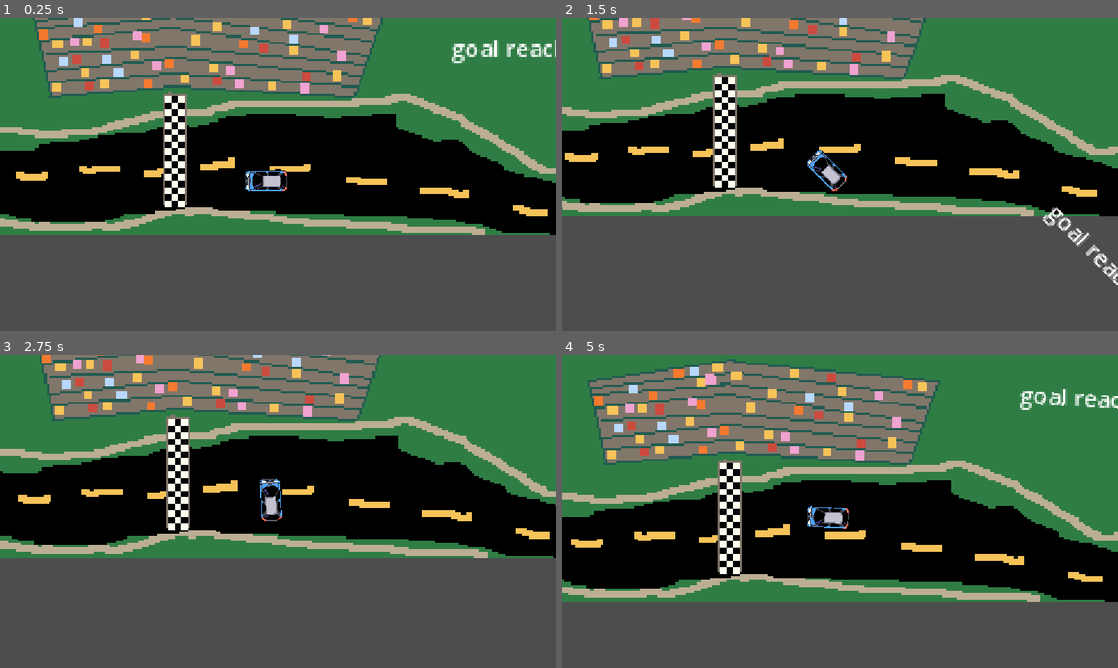
Above: before the commit, frames 1-4 (two rows, left to right).
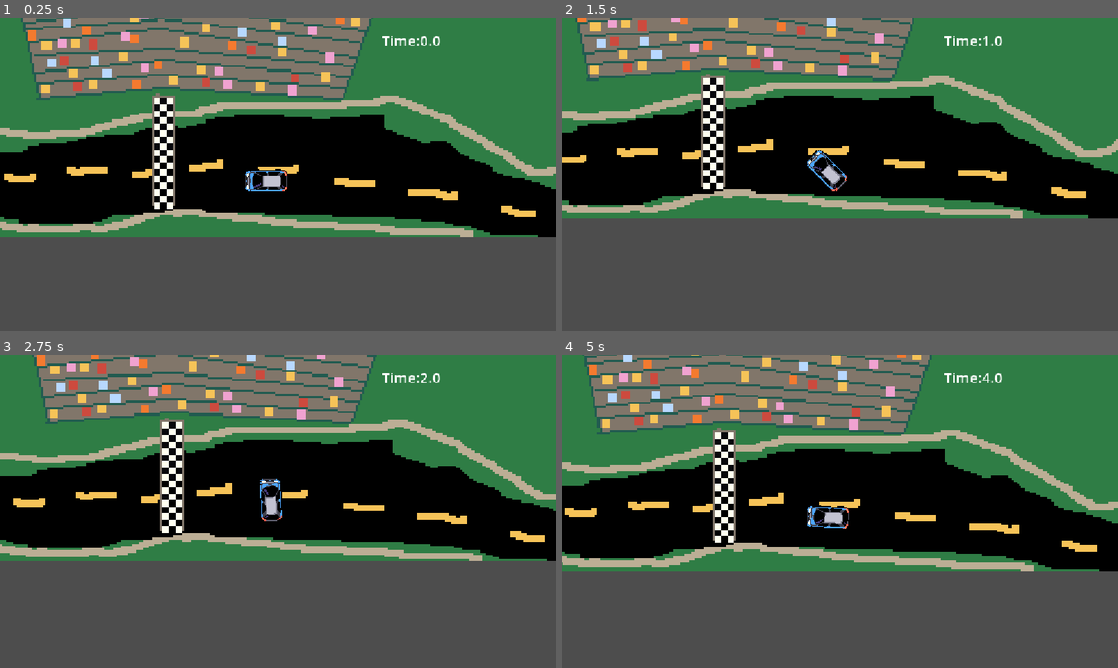
Above: after the commit, the same moments.

Repository: siryanni/bouncy-racing
Game: Godot game, scene res://scene.tscn
Two runs of this game, one before a commit and one after it. Both use one fixed random seed, a clock stepped at 60 frames per second and the inputs below.
Inputs:
- Up to frame 1 (0.25 s): no input
- Up to frame 2 (1.5 s): hold Right (ui_right) 0.53-1.28 s; hold Down (ui_down) from 1.28 s (still down)
- Up to frame 3 (2.75 s): release Down (ui_down) at 2.03 s; hold Right (ui_right) from 2.03 s (still down)
- Up to frame 4 (5 s): release Right (ui_right) at 2.78 s; hold Up (ui_up) 2.78-3.53 s; hold Left (ui_left) from 3.53 s (still down)

The runs differ from the first frame. In frame 1, 17% of the frame differs, in the area x 0-100%, y 0-70%; in frame 2, 14%; in frame 3, 16%; in frame 4, 43%, in the area x 0-100%, y 0-79%.

Commit message:
Made timer functional

Diff:
--- a/bouncy-racing/bouncy-racing/character_body_2d.gd
+++ b/bouncy-racing/bouncy-racing/character_body_2d.gd
@@ -1,9 +1,14 @@
 extends CharacterBody2D
+@onready var timerLabel = $"../CanvasLayer/Timer"
+@onready var resetTime=0;
+const CollisionFricionConstant=0.5 # if 1 then no friction is added, the velocity says the same, if 0 all velocity is removed
 
+func getTimeSec() -> float:
+	return  Time.get_ticks_msec()/1000;
 
 func _physics_process(delta: float) -> void:
-	print("Processing tick:\n global_position:"+str(global_position)+"\n velocity:"+str(velocity)+"\n rotation:"+str(rotation_degrees))
-
+	print("Processing tick:\n global_position:"+str(global_position)+"\n velocity:"+str(velocity)+"\n rotation:"+str(rotation_degrees)+"\n Time in ticks ms:"+str(getTimeSec()))
+	timerLabel.text="Time:"+str(getTimeSec()-resetTime);
 	# process friction
 	if(velocity.x>0):velocity.x-=1;
 	if(velocity.y>0):velocity.y-=1;
@@ -27,22 +32,22 @@
 	velocity.y += sin(rotation) * totalAdditionalVelocity
 	move_and_slide()
 
-func _on_boundaries_area_entered(area: Area2D) -> void:
+func _on_boundaries_area_entered(area: Area2D) -> void:#boundries
 	print("collided")
 	velocity.x=-velocity.x
 	velocity.y=-velocity.y
 	return;
 
 
-func _on_area_2d_area_entered(area: Area2D) -> void:
+func _on_area_2d_area_entered(area: Area2D) -> void:#boundries2
 	print("collided")
 	velocity.x=-velocity.x
 	velocity.y=-velocity.y
+	velocity.x=velocity.x*CollisionFricionConstant
+	velocity.y=velocity.y*CollisionFricionConstant
 	return;
 
 
-func _on_goal_area_area_entered(area: Area2D) -> void:
-	var label = $Timer
-	label.text="goal reached"
+func _on_goal_area_area_entered(area: Area2D) -> void:#goal
+	resetTime=getTimeSec();
 	print("goal reached")
-	pass # Replace with function body.
--- a/bouncy-racing/bouncy-racing/scene.tscn
+++ b/bouncy-racing/bouncy-racing/scene.tscn
@@ -15,19 +15,13 @@
 [node name="Node2D" type="Node2D" unique_id=2050125218]
 
 [node name="Map" type="Sprite2D" parent="." unique_id=2011843877]
-position = Vector2(588, 314)
+position = Vector2(580, 315)
 scale = Vector2(1.5, 1.5)
 texture = ExtResource("1_m7jmp")
 
 [node name="CarCharacter" type="CharacterBody2D" parent="." unique_id=1531508817]
 position = Vector2(559, 657)
 script = ExtResource("2_u3cyc")
-
-[node name="Timer" type="Label" parent="CarCharacter" unique_id=1781520734]
-offset_left = 126.0
-offset_top = -100.0
-offset_right = 194.0
-offset_bottom = -69.0
 
 [node name="CarFollowingCamara" type="Camera2D" parent="CarCharacter" unique_id=2067092229]
 position = Vector2(6, -1)
@@ -57,6 +51,16 @@
 position = Vector2(494, 650)
 shape = SubResource("RectangleShape2D_dgfsc")
 
+[node name="CanvasLayer" type="CanvasLayer" parent="." unique_id=315135335]
+
+[node name="Timer" type="Label" parent="CanvasLayer" unique_id=1781520734]
+offset_left = 791.0
+offset_top = 25.0
+offset_right = 860.0
+offset_bottom = 67.0
+theme_override_font_sizes/font_size = 30
+text = "TEXT"
+
 [connection signal="area_entered" from="Boundaries" to="CarCharacter" method="_on_boundaries_area_entered"]
 [connection signal="area_entered" from="Boundaries2" to="CarCharacter" method="_on_area_2d_area_entered"]
 [connection signal="area_entered" from="GoalArea" to="CarCharacter" method="_on_goal_area_area_entered"]
